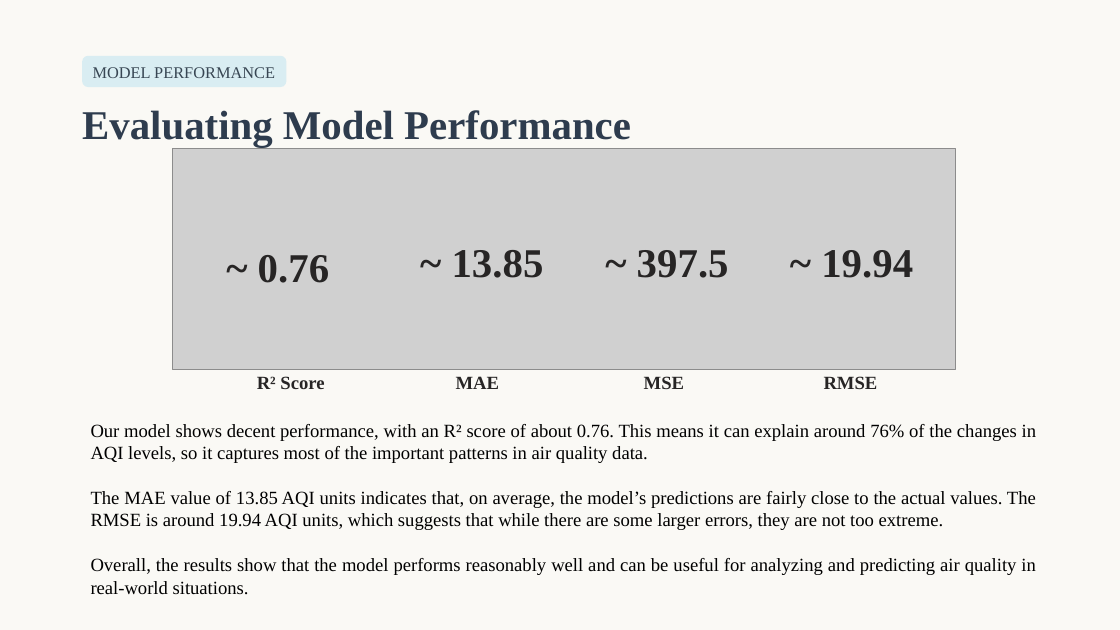
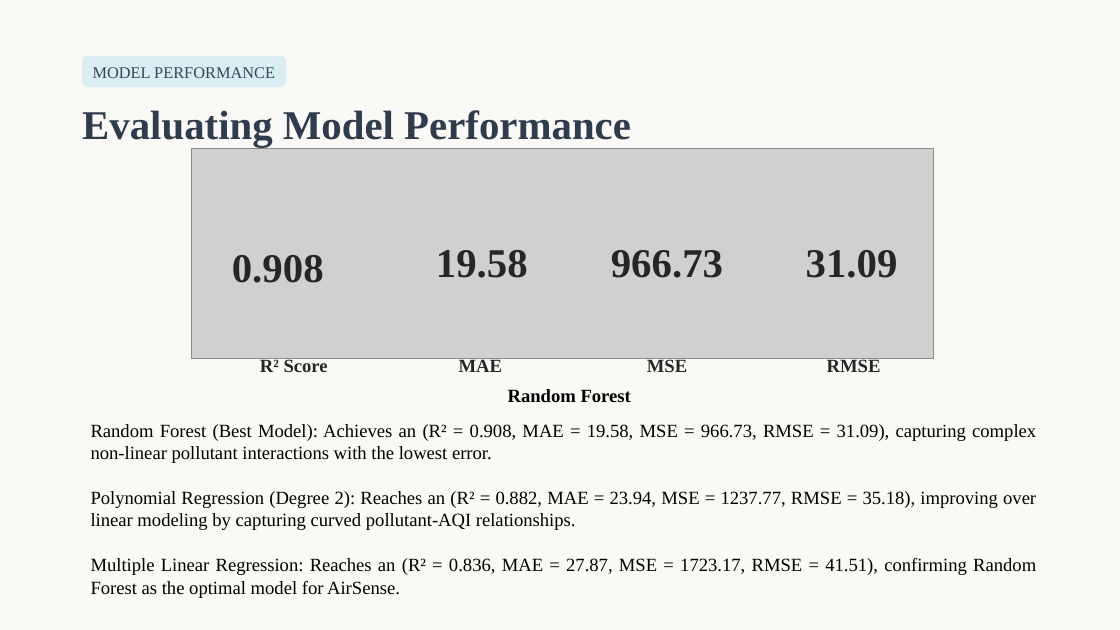
Before and after one commit to ishaangupta122/aqi-system, a slide deck: slide 9 of documents/aqi_ppt.pptx. Drawn at 1120x630 pixels with LibreOffice and Linux fonts; fonts in the diff are those of the drawing; grey boxes stand for pictures. Boxes give left, top, right and bottom in pixels: in the first picture for what was removed or moved away, otherwise in the second. Text is boxed around its words. In the diff, an @@ line names an element or a change of style, - is before the commit and + after.

```diff
--- a/documents/aqi_ppt.pptx
+++ b/documents/aqi_ppt.pptx
@@ picture resized from (x1=172, y1=148, x2=955, y2=370) to (x1=192, y1=148, x2=933, y2=358) @@
@@ text at (x1=232, y1=255, x2=324, y2=283): text changed @@
-~ 0.76
+0.908
@@ text at (x1=436, y1=250, x2=528, y2=278): text changed @@
-~ 13.85
+19.58
@@ text at (x1=611, y1=250, x2=723, y2=278): text changed @@
-~ 397.5
+966.73
@@ text at (x1=806, y1=250, x2=898, y2=278): text changed @@
-~ 19.94
+31.09
@@ 4 texts moved together from (x1=257, y1=376, x2=878, y2=389) to (x1=260, y1=358, x2=881, y2=372) @@
@@ text added at (x1=508, y1=389, x2=631, y2=403), 16 pt, text #000000, bold @@
+Random Forest
@@ text at (x1=91, y1=424, x2=1036, y2=598): text changed @@
-Our model shows decent performance, with an R² score of about 0.76. This means it can explain around 76% of the changes in AQI levels, so it captures most of the important patterns in air quality data.
-The MAE value of 13.85 AQI units indicates that, on average, the model’s predictions are fairly close to the actual values. The RMSE is around 19.94 AQI units, which suggests that while there are some larger errors, they are not too extreme.
-Overall, the results show that the model performs reasonably well and can be useful for analyzing and predicting air quality in real-world situations.
+Random Forest (Best Model): Achieves an (R² = 0.908, MAE = 19.58, MSE = 966.73, RMSE = 31.09), capturing complex non-linear pollutant interactions with the lowest error.
+Polynomial Regression (Degree 2): Reaches an (R² = 0.882, MAE = 23.94, MSE = 1237.77, RMSE = 35.18), improving over linear modeling by capturing curved pollutant-AQI relationships.
+Multiple Linear Regression: Reaches an (R² = 0.836, MAE = 27.87, MSE = 1723.17, RMSE = 41.51), confirming Random Forest as the optimal model for AirSense.
```
Also in this commit, not shown: 7 other slides changed, 3 other files.
